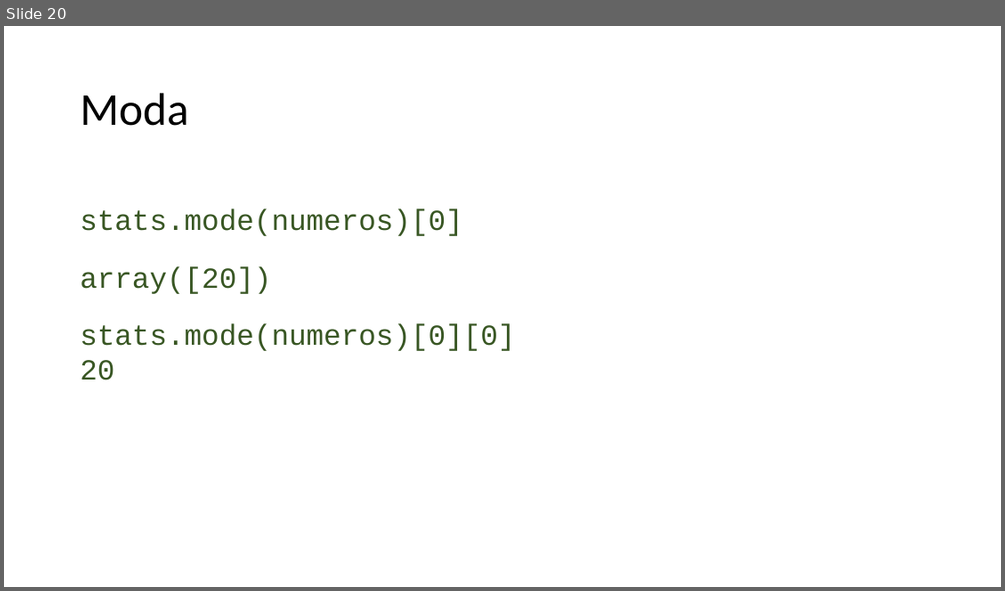
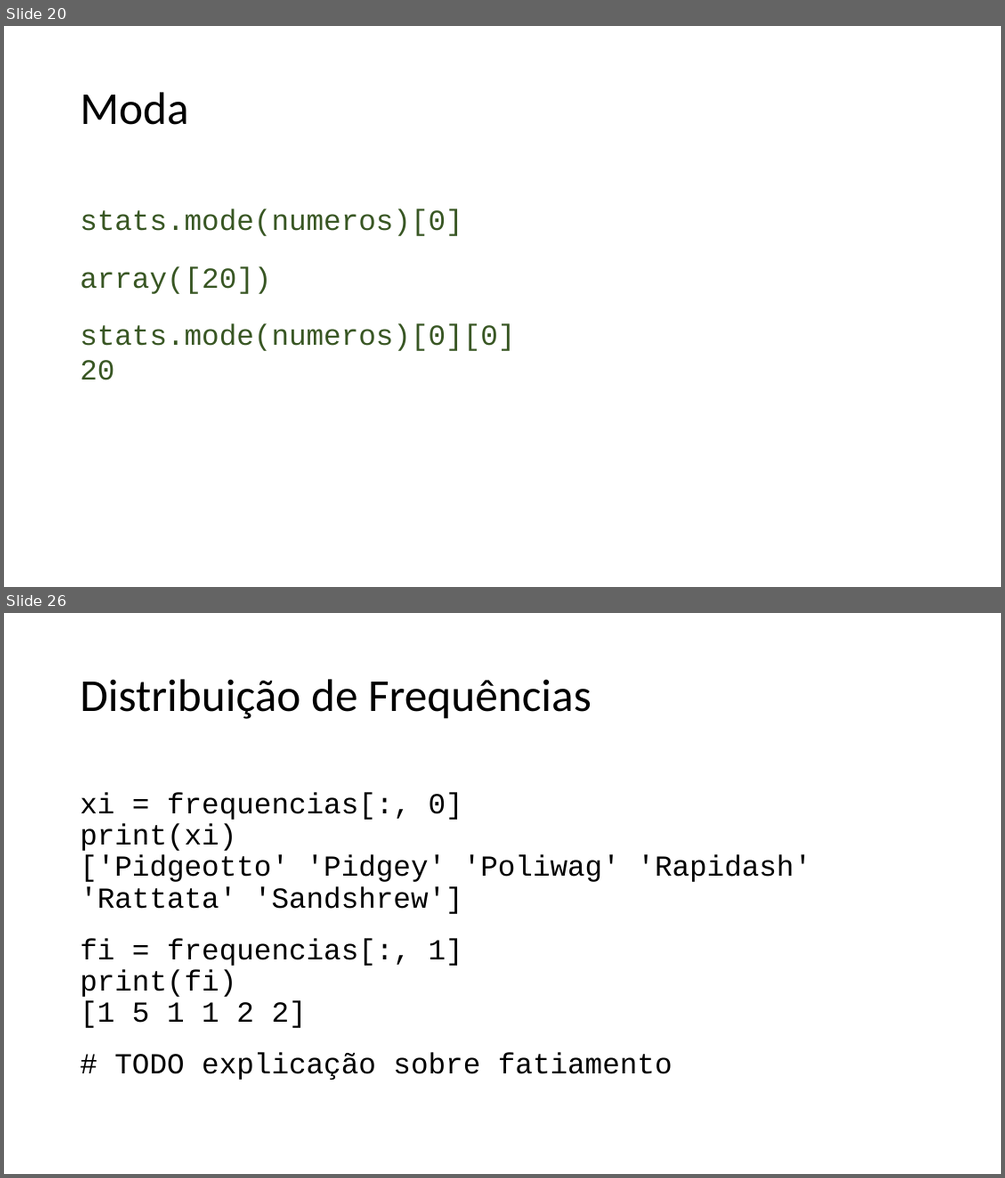
Before and after one commit to lidimayra/basic-stats, a slide deck: presentation.pptx. Shown one above the other, each under a label of ours: slide 20 before the commit, slides 20 and 26 after it; the slides between them are not shown. The pictures are 1005x591 and 1005x1178 pixels, drawn with LibreOffice and Linux fonts; fonts in the diff are those of the drawing. Boxes give left, top, right and bottom in pixels: in the first picture for what was removed or moved away, otherwise in the second. Text is boxed around its words. In the diff, an @@ line names an element or a change of style, - is before the commit and + after.

```diff
--- a/presentation.pptx
+++ b/presentation.pptx
@@ slide 26 added at [4, 613, 1001, 1174], background #FFFFFF @@
@@ text added at [80, 679, 591, 719], 44 pt, text #000000 @@
+Distribuição de Frequências
@@ text added at [80, 792, 811, 1079], 28 pt, text #000000 @@
+xi = frequencias[:, 0]
+print(xi)
+['Pidgeotto' 'Pidgey' 'Poliwag' 'Rapidash' 'Rattata' 'Sandshrew']
+fi = frequencias[:, 1]
+print(fi)
+[1 5 1 1 2 2]
+# TODO explicação sobre fatiamento
```
Also in this commit, not shown: 1 slide changed, 5 other slides added, 3 other files.
